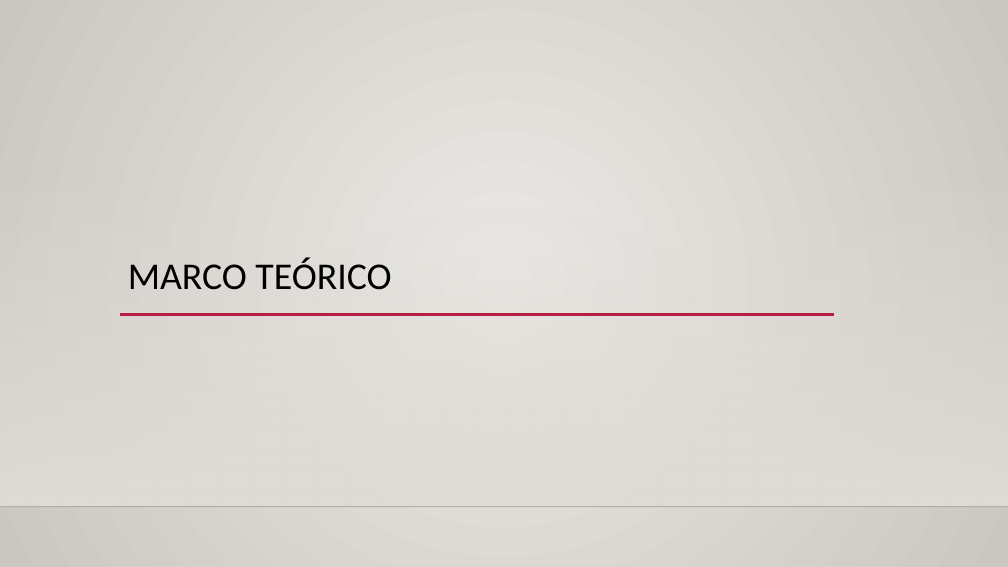
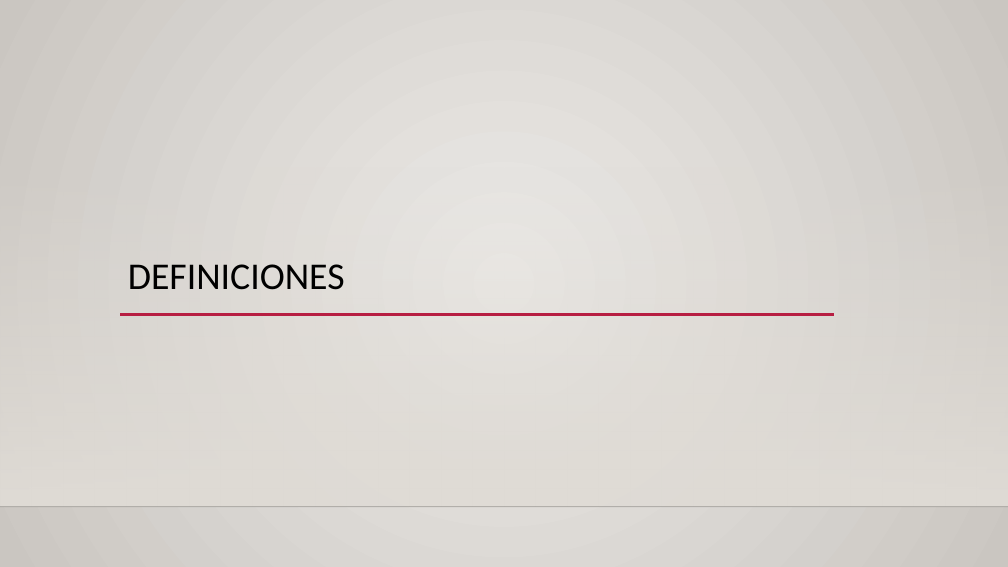
Before and after one commit to patriciamz-153/tesis, a slide deck: slide 9 of Presentación de Tesis Parte 2.pptx. Drawn at 1008x567 pixels with LibreOffice and Linux fonts; fonts in the diff are those of the drawing; background and template pictures are left out. Boxes give left, top, right and bottom in pixels: in the first picture for what was removed or moved away, otherwise in the second. Text is boxed around its words. In the diff, an @@ line names an element or a change of style, - is before the commit and + after.

```diff
--- a/Presentación de Tesis Parte 2.pptx
+++ b/Presentación de Tesis Parte 2.pptx
@@ title at (x1=128, y1=264, x2=345, y2=290): text changed @@
-MARCO TEÓRICO
+DEFINICIONES
```
Also in this commit, not shown: 23 other slides changed, 2 other files.
